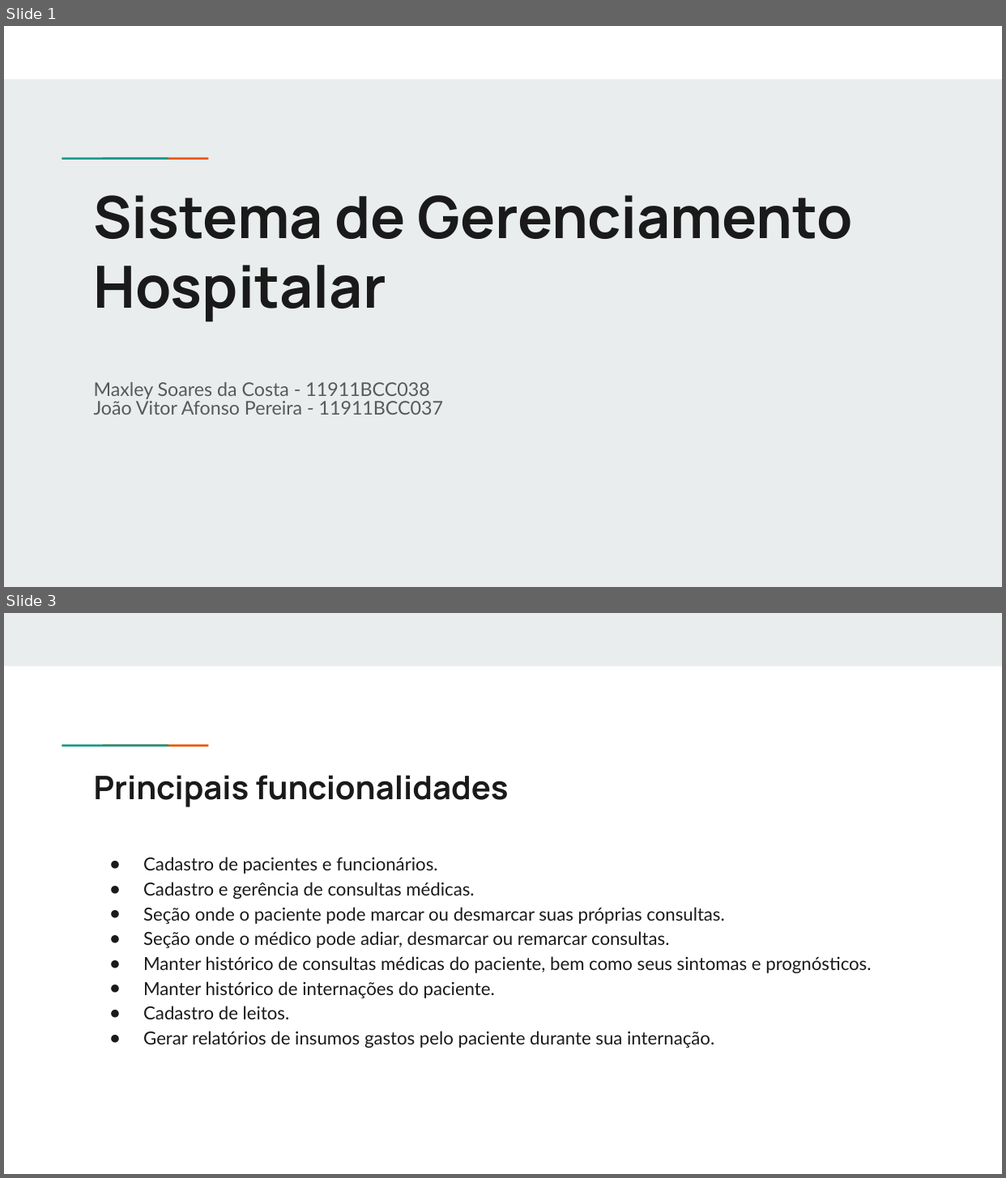
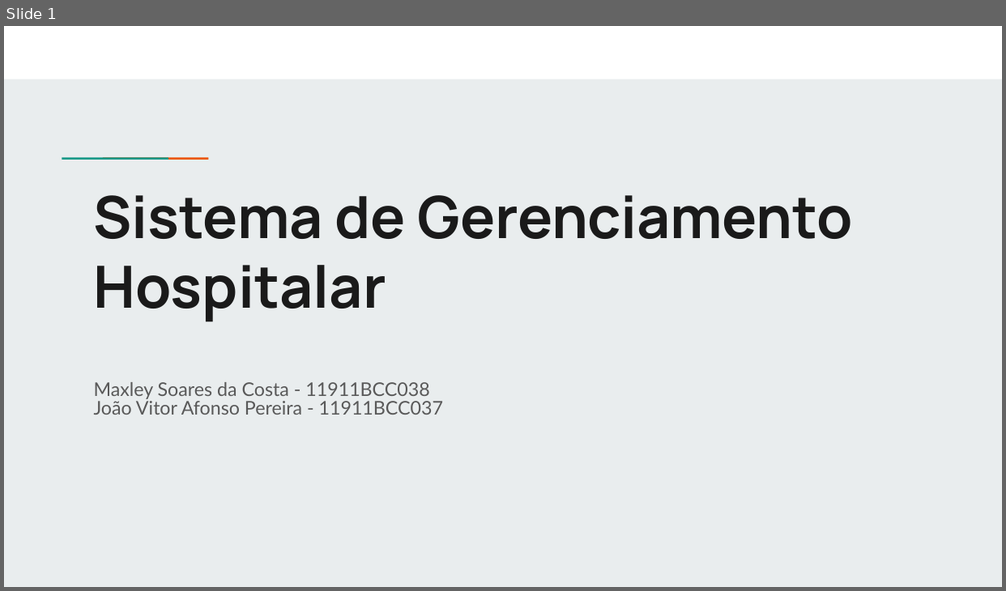
Before and after one commit to MaxCosta0/modelagem-de-software, a slide deck: Apresentacao SGH.pptx. Shown one above the other, each under a label of ours: slides 1 and 3 before the commit, slide 1 after it; the slides between them are not shown. The pictures are 1006x1178 and 1006x591 pixels, drawn with LibreOffice and Linux fonts; fonts in the diff are those of the drawing. Boxes give left, top, right and bottom in pixels: in the first picture for what was removed or moved away, otherwise in the second. Text is boxed around its words. In the diff, an @@ line names an element or a change of style, - is before the commit and + after.

```diff
--- a/Apresentacao SGH.pptx
+++ b/Apresentacao SGH.pptx
@@ slide 3 removed at box(4, 613, 1002, 1174), background #FFFFFF; not listed: 2 template elements that a slide beside it also shows @@
@@ rectangle removed at box(4, 613, 1002, 666) @@
@@ title removed at box(94, 775, 508, 807) @@
-Principais funcionalidades
@@ text removed at box(143, 857, 871, 1048) @@
-● Cadastro de pacientes e funcionários.
-● Cadastro e gerência de consultas médicas.
-● Seção onde o paciente pode marcar ou desmarcar suas próprias consultas.
-● Seção onde o médico pode adiar, desmarcar ou remarcar consultas.
-● Manter histórico de consultas médicas do paciente, bem como seus sintomas e prognósticos.
-● Manter histórico de internações do paciente.
-● Cadastro de leitos.
-● Gerar relatórios de insumos gastos pelo paciente durante sua internação.
```
Also in this commit, not shown: 3 slides changed, 2 slides added, 2 other slides removed, 2 other files.
